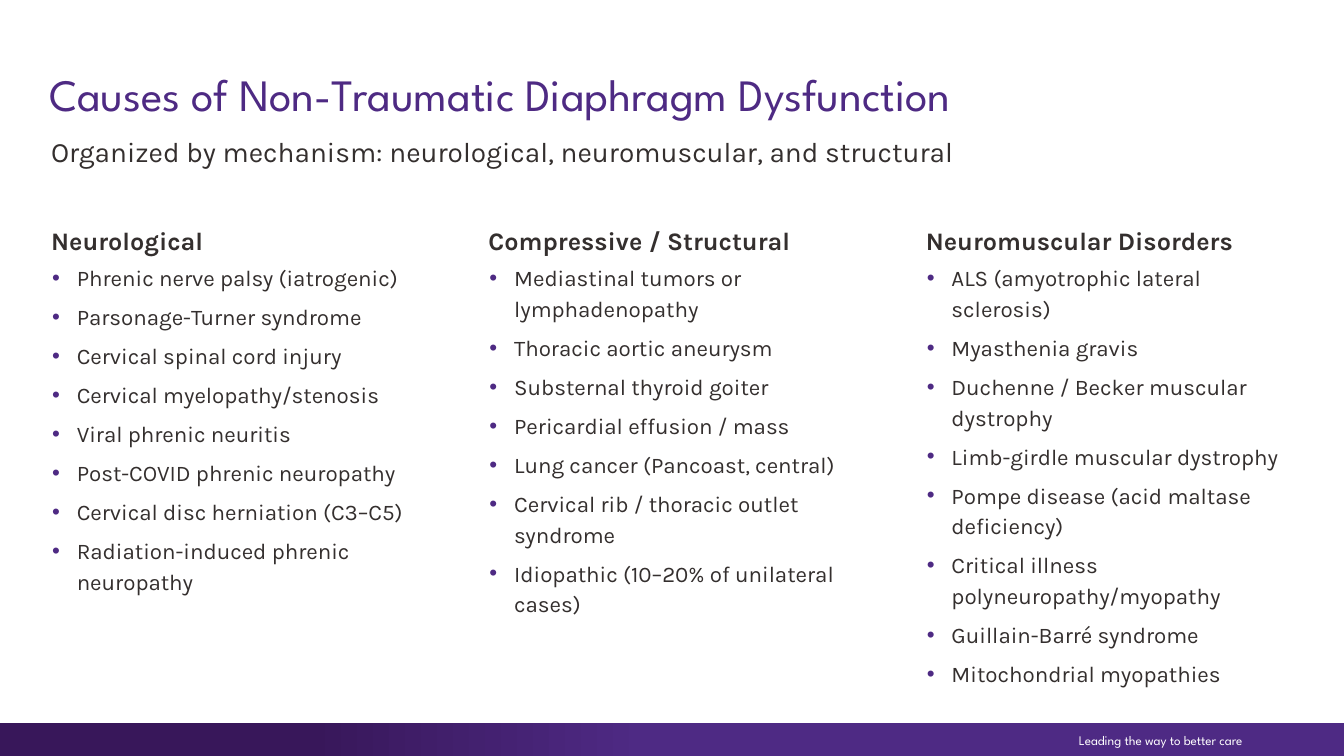
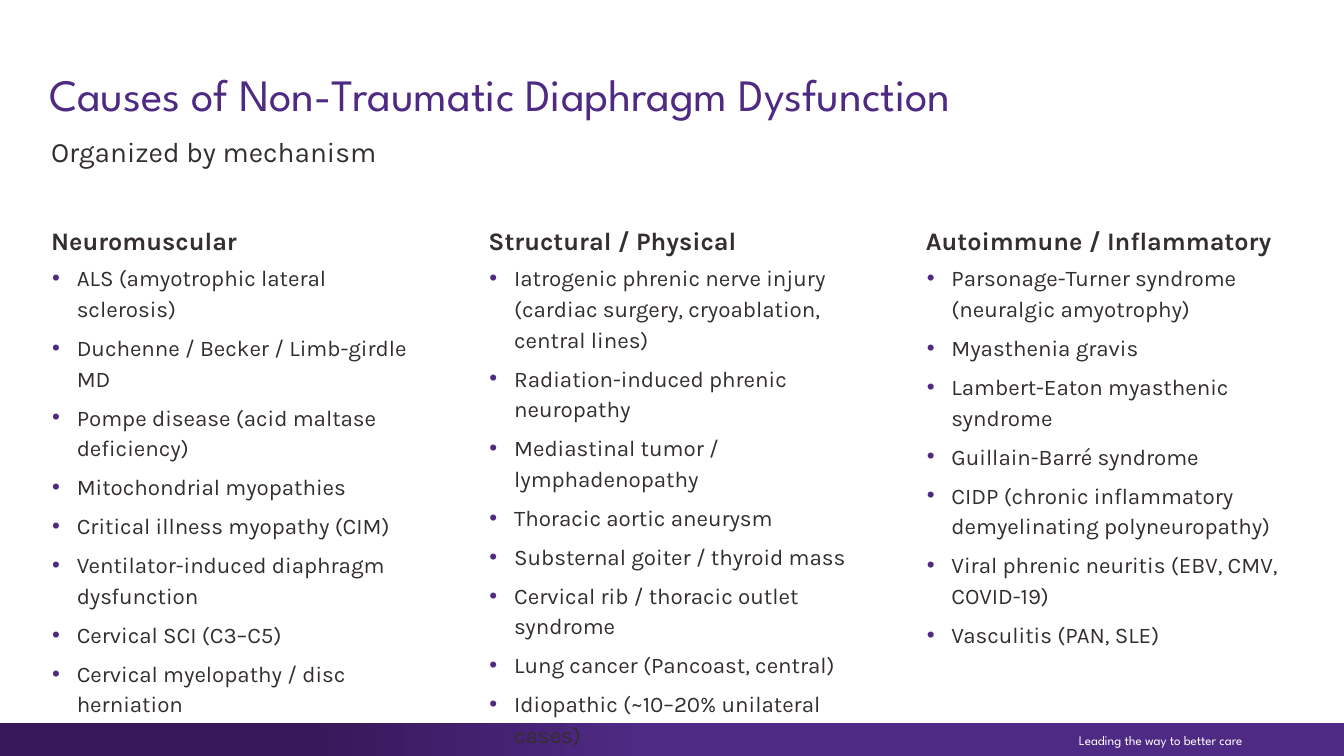
Before and after one commit to jglowala/SQLFTs-talk, a slide deck: slide 9 of Diaphragmatic_Injury_Presentation.pptx (slide 7 before the commit). Drawn at 1344x756 pixels with LibreOffice and Linux fonts; fonts in the diff are those of the drawing; background and template pictures are left out. Boxes give left, top, right and bottom in pixels: in the first picture for what was removed or moved away, otherwise in the second. Text is boxed around its words. In the diff, an @@ line names an element or a change of style, - is before the commit and + after.

```diff
--- a/Diaphragmatic_Injury_Presentation.pptx
+++ b/Diaphragmatic_Injury_Presentation.pptx
@@ text at box(51, 142, 377, 169): text changed @@
-Organized by mechanism: neurological, neuromuscular, and structural
+Organized by mechanism
@@ text at box(51, 232, 406, 713): text changed @@
-Neurological
-    • Phrenic nerve palsy (iatrogenic)
-    • Parsonage-Turner syndrome
-    • Cervical spinal cord injury
-    • Cervical myelopathy/stenosis
-    • Viral phrenic neuritis
-    • Post-COVID phrenic neuropathy
-    • Cervical disc herniation (C3–C5)
-    • Radiation-induced phrenic neuropathy
+Neuromuscular
+    • ALS (amyotrophic lateral sclerosis)
+    • Duchenne / Becker / Limb-girdle MD
+    • Pompe disease (acid maltase deficiency)
+    • Mitochondrial myopathies
+    • Critical illness myopathy (CIM)
+    • Ventilator-induced diaphragm dysfunction
+    • Cervical SCI (C3–C5)
+    • Cervical myelopathy / disc herniation
@@ text at box(488, 232, 825, 493): text changed @@
-Compressive / Structural
-    • Mediastinal tumors or lymphadenopathy
+Structural / Physical
+    • Iatrogenic phrenic nerve injury (cardiac surgery, cryoablation, central lines)
+    • Radiation-induced phrenic neuropathy
+    • Mediastinal tumor / lymphadenopathy
@@ text at box(926, 232, 1271, 323): text changed @@
-Neuromuscular Disorders
-    • ALS (amyotrophic lateral sclerosis)
+Autoimmune / Inflammatory
+    • Parsonage-Turner syndrome (neuralgic amyotrophy)
@@ text at box(951, 379, 1228, 432): text changed @@
-    • Duchenne / Becker muscular dystrophy
-    • Limb-girdle muscular dystrophy
-    • Pompe disease (acid maltase deficiency)
-    • Critical illness polyneuropathy/myopathy
+    • Lambert-Eaton myasthenic syndrome
@@ text at box(951, 488, 1278, 646): text changed @@
-    • Mitochondrial myopathies
+    • CIDP (chronic inflammatory demyelinating polyneuropathy)
+    • Viral phrenic neuritis (EBV, CMV, COVID-19)
+    • Vasculitis (PAN, SLE)
@@ text at box(514, 549, 846, 640): text changed @@
-    • Substernal thyroid goiter
-    • Pericardial effusion / mass
+    • Substernal goiter / thyroid mass
+    • Cervical rib / thoracic outlet syndrome
@@ text at box(514, 696, 821, 718): text changed @@
-    • Cervical rib / thoracic outlet syndrome
-    • Idiopathic (10–20% of unilateral cases)
+    • Idiopathic (~10–20% unilateral cases)
```
Also in this commit, not shown: 16 other slides changed, 13 slides added, 2 slides removed.
